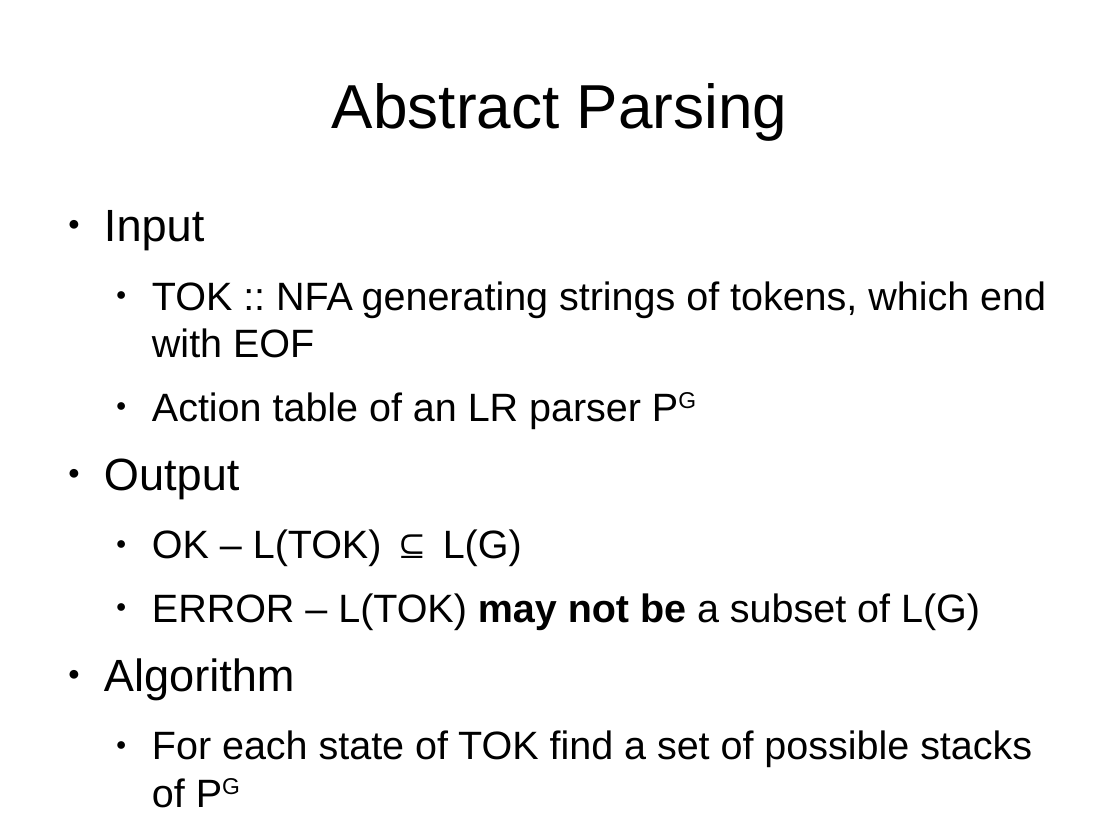
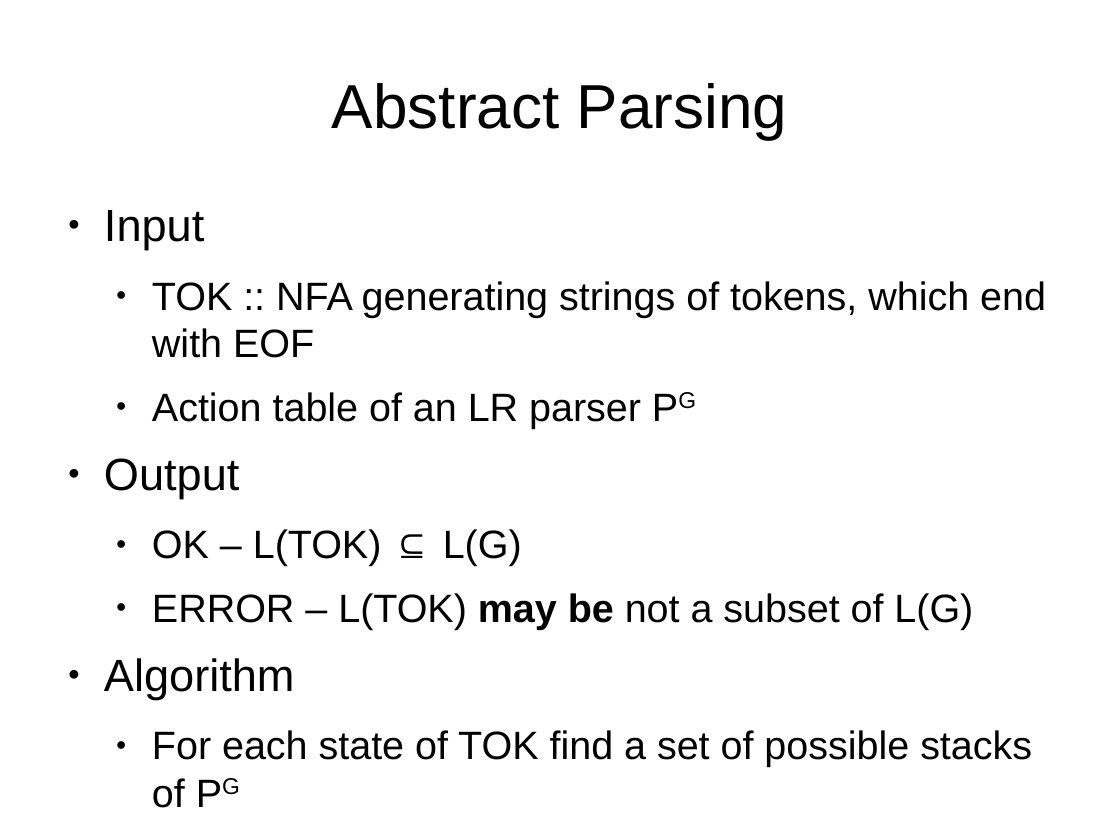
Before and after one commit to abreslav-from-google-code/abreslav, a slide deck: slide 26 of work/PL_Seminar/breslav_abstract_parsing.odp. Drawn at 1120x840 pixels with LibreOffice and Linux fonts; fonts in the diff are those of the drawing. Boxes give left, top, right and bottom in pixels: in the first picture for what was removed or moved away, otherwise in the second. Text is boxed around its words. In the diff, an @@ line names an element or a change of style, - is before the commit and + after.

```diff
--- a/work/PL_Seminar/breslav_abstract_parsing.odp
+++ b/work/PL_Seminar/breslav_abstract_parsing.odp
@@ text at bbox=[152, 593, 973, 630]: text changed @@
-  ● ERROR – L(TOK) may not be a subset of L(G)
+  ● ERROR – L(TOK) may be not a subset of L(G)
```
Also in this commit, not shown: 3 other slides changed.
